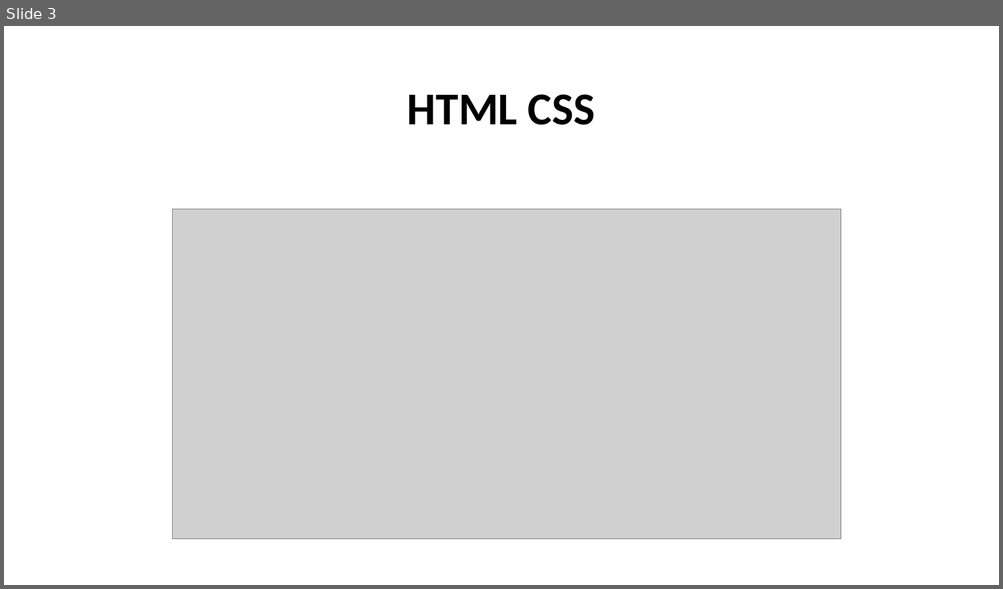
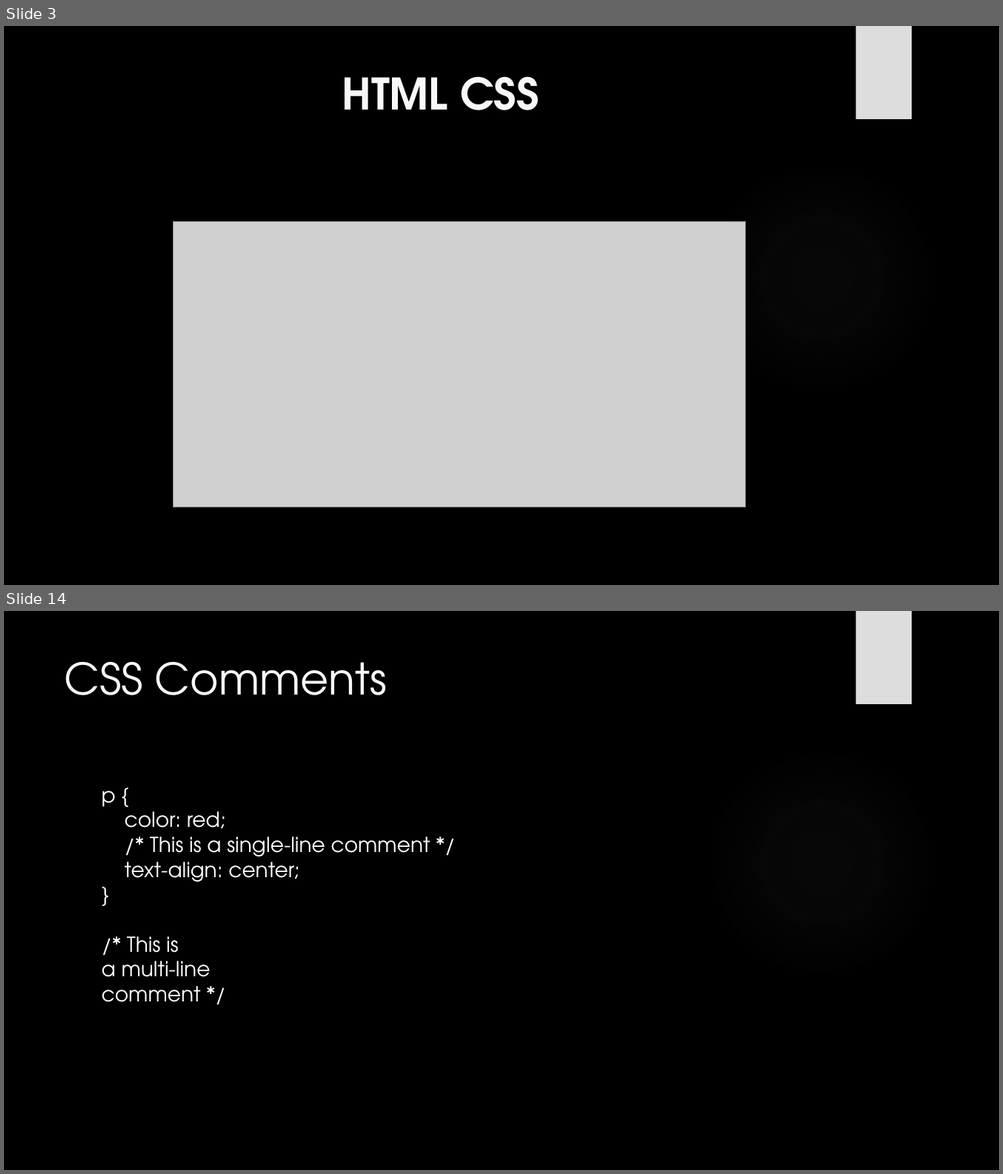
Before and after one commit to lytes20/Andela-LevelUp, a slide deck: CSS LevelUp.pptx. Shown one above the other, each under a label of ours: slide 3 before the commit, slides 3 and 14 after it; the slides between them are not shown. The pictures are 1003x589 and 1003x1174 pixels, drawn with LibreOffice and Linux fonts; fonts in the diff are those of the drawing; grey boxes stand for pictures; background and template pictures are left out. Boxes give left, top, right and bottom in pixels: in the first picture for what was removed or moved away, otherwise in the second. Text is boxed around its words. In the diff, an @@ line names an element or a change of style, - is before the commit and + after.

```diff
--- a/CSS LevelUp.pptx
+++ b/CSS LevelUp.pptx
@@ slide 14 added at [4, 611, 999, 1170], background picture (left out); not listed: 2 template elements that a slide beside it also shows @@
@@ title added at [64, 661, 387, 695], 42 pt, text #F8F8F8 @@
+CSS Comments
@@ text added at [102, 791, 430, 1002], 20 pt, text #FFFFFF @@
+p {
+color: red;
+/* This is a single-line comment */
+text-align: center;
+}
+/* This is
+a multi-line
+comment */
@@ slide 3 changed as well @@
@@ background #FFFFFF to picture (left out) @@
@@ rectangle added at [855, 26, 911, 119], fill #DDDDDD @@
@@ title "HTML CSS": place and size @@
-title "HTML CSS" at [407, 94, 595, 125]
+title "HTML CSS" at [341, 76, 539, 110]
@@ title "HTML CSS" at [341, 76, 539, 110]: size 44 to 42 pt, font Calibri to TeX Gyre Adventor, text colour #000000 to #F8F8F8; line spacing 0.9 to 1; vertical alignment middle to top @@
@@ ellipse added at [706, 163, 936, 392], fill gradient #666666 @@
@@ picture: place and size @@
-picture at [173, 210, 841, 540]
+picture at [173, 221, 745, 507]
```
Also in this commit, not shown: 2 other slides changed, 11 other slides added, 6 other files.
